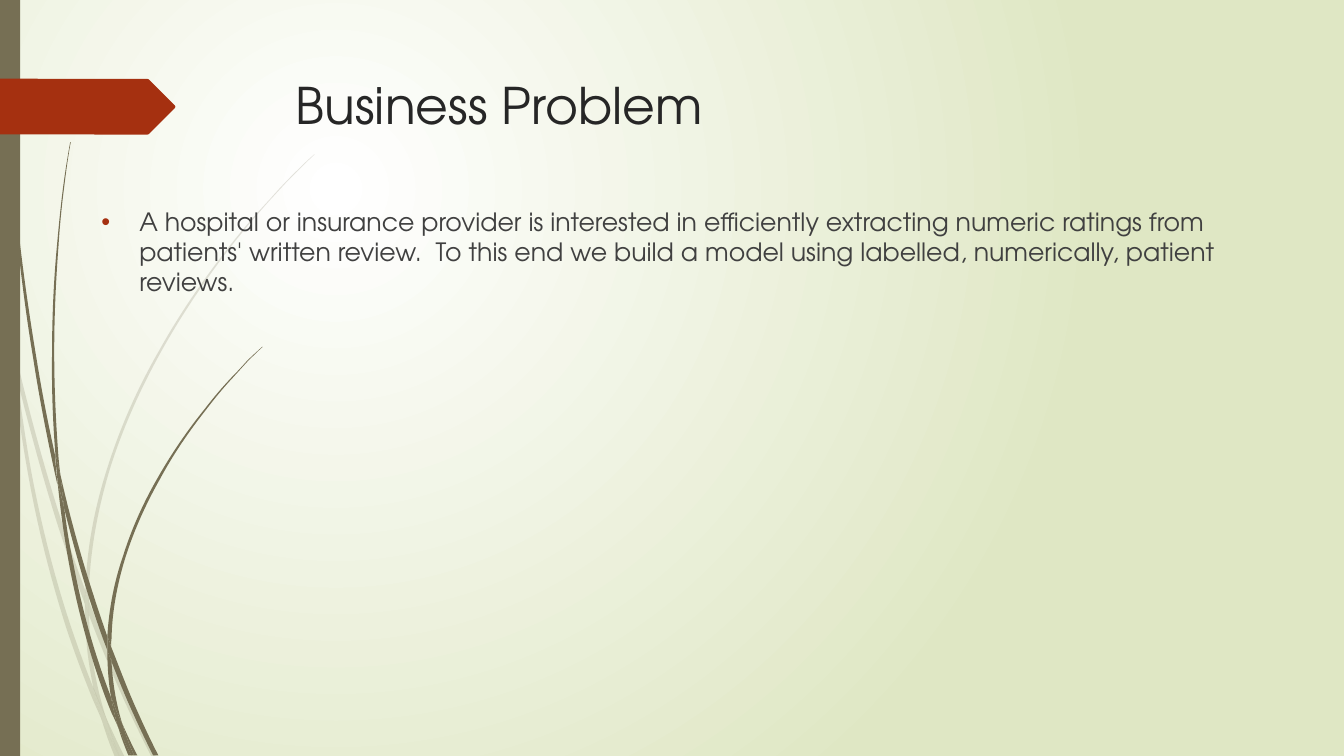
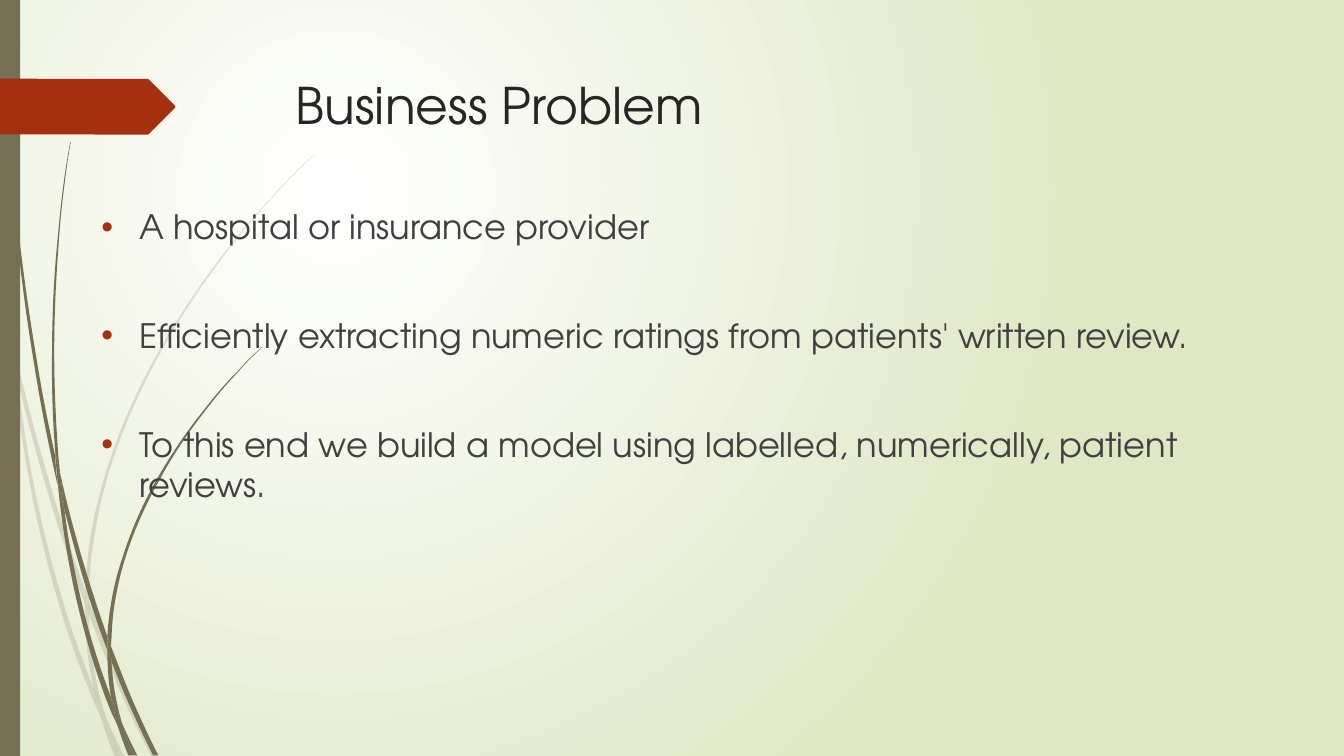
Before and after one commit to jmarksk/DrugReviewAnalysis, a slide deck: slide 2 of Presentation1.pptx. Drawn at 1344x756 pixels with LibreOffice and Linux fonts; fonts in the diff are those of the drawing. Boxes give left, top, right and bottom in pixels: in the first picture for what was removed or moved away, otherwise in the second. Text is boxed around its words. In the diff, an @@ line names an element or a change of style, - is before the commit and + after.

```diff
--- a/Presentation1.pptx
+++ b/Presentation1.pptx
@@ text at bbox=[139, 214, 1188, 514]: text changed; size 18 to 24 pt @@
-• A hospital or insurance provider is interested in efficiently extracting numeric ratings from patients' written review. To this end we build a model using labelled, numerically, patient reviews.
+• A hospital or insurance provider
+• Efficiently extracting numeric ratings from patients' written review.
+• To this end we build a model using labelled, numerically, patient reviews.
```
Also in this commit, not shown: 4 other slides changed, 2 other files.
